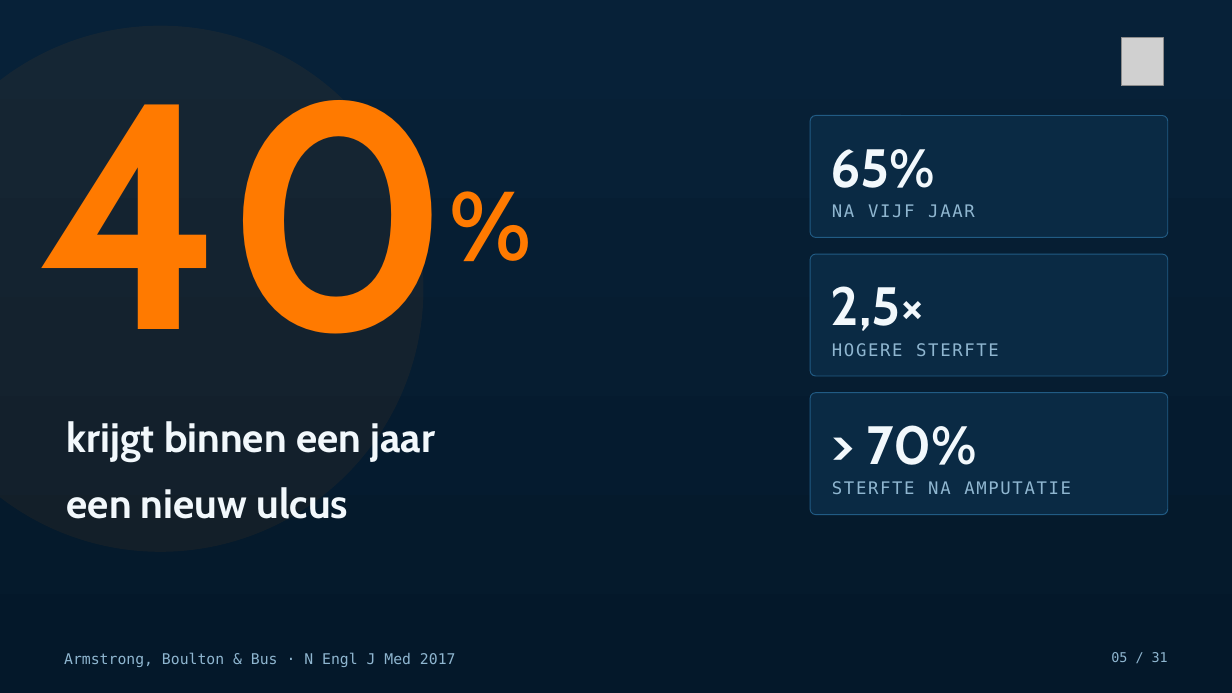
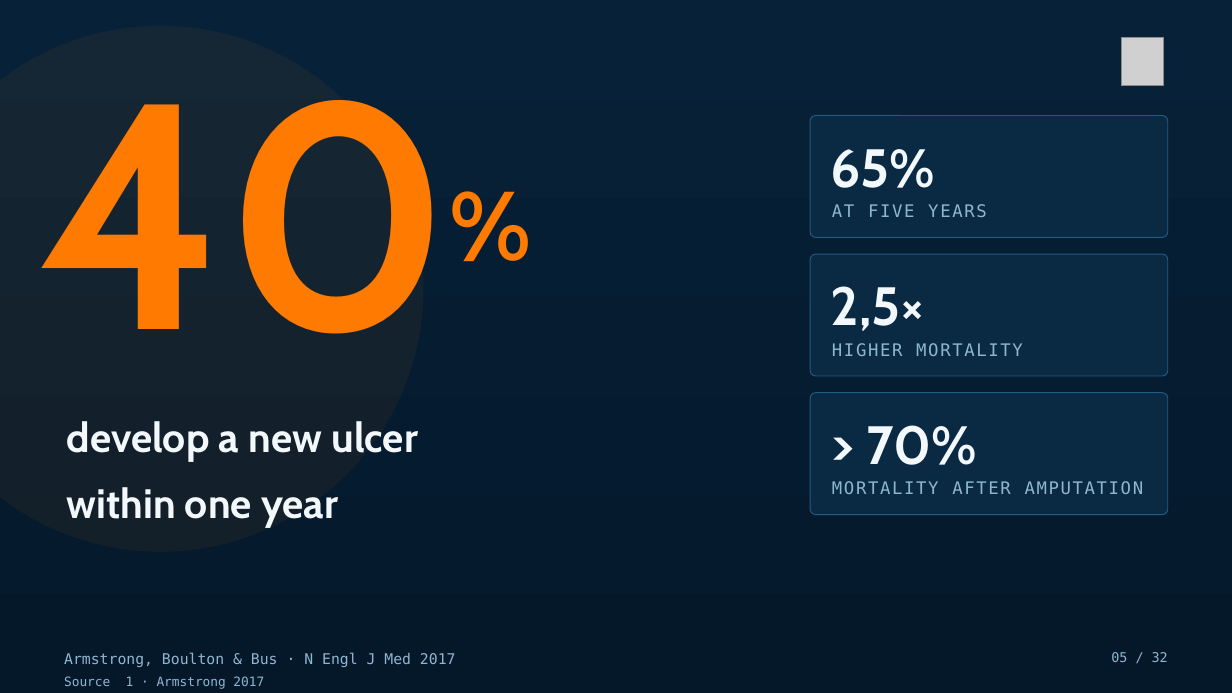
Before and after one commit to Dellfs/paradise-project, a slide deck: slide 5 of PARADISE_presentatie/PARADISE_congres.pptx. Drawn at 1232x693 pixels with LibreOffice and Linux fonts; fonts in the diff are those of the drawing; grey boxes stand for pictures. Boxes give left, top, right and bottom in pixels: in the first picture for what was removed or moved away, otherwise in the second. Text is boxed around its words. In the diff, an @@ line names an element or a change of style, - is before the commit and + after.

```diff
--- a/PARADISE_presentatie/PARADISE_congres.pptx
+++ b/PARADISE_presentatie/PARADISE_congres.pptx
@@ text at (832, 204, 987, 217): text changed @@
-NA VIJF JAAR
+AT FIVE YEARS
@@ text at (832, 343, 1023, 356): text changed @@
-HOGERE STERFTE
+HIGHER MORTALITY
@@ text at (67, 421, 418, 527): text changed @@
-krijgt binnen een jaar
-een nieuw ulcus
+develop a new ulcer
+within one year
@@ text at (832, 481, 1144, 494): text changed @@
-STERFTE NA AMPUTATIE
+MORTALITY AFTER AMPUTATION
@@ text at (1111, 652, 1168, 662): text changed @@
-05 / 31
+05 / 32
@@ text added at (64, 676, 264, 689), 10 pt, text #8FB6D0 @@
+Source 1 · Armstrong 2017
```
Also in this commit, not shown: 10 other slides changed, 21 slides added, 20 slides removed, 11 other files.
